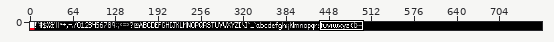
A pixel-art file gets an edit: Aseprite/final.aseprite. Above: a wide view before the commit, with the close-up outlined.
Close-up. The starting point:
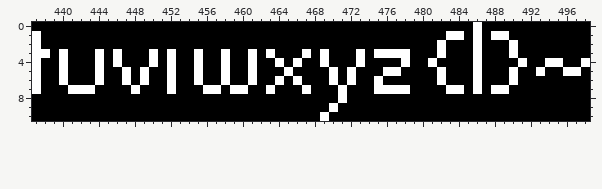
768x11 pixels, 1 frame. Shown: x 437..498, y 0..10. The commit also changed other parts of the picture, which this record leaves out.
New version:
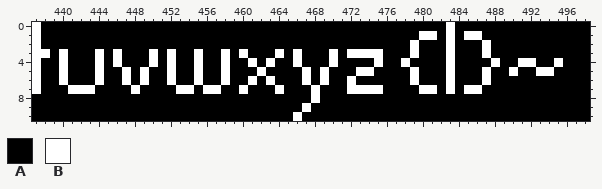
Palette (. is transparent): A #000000  B #ffffff
What changed:
@@ x 437..498 @@
- 0 AAAAAAAAAAAAAAAAAAAAAAAAAAAAAAAAAAAAAAAAAAAAAAAAABAAAAAAAAAAAA
- 1 BAAAAAAAAAAAAAAAAAAAAAAAAAAAAAAAAAAAAAAAAAAAAABBABABBAAAAAAAAA
- 2 BAAAAAAAAAAAAAAAAAAAAAAAAAAAAAAAAAAAAAAAAAAAABAAABAAABAAAAAAAA
- 3 BBABAAABABAAABABAABAABAABABAAABABAAABABBBBAAABAAABAAABAAAAAAAA
- 4 BAABAAABABAAABABAABAABAABAABABAABAAABAAAABAABAAAABAAAABAABBAAB
- 5 BAABAAABAABABAABAABAABAABAAABAAAABABAAABBAAAABAAABAAABAABAABBA
- 6 BAABAAABAABABAABAABAABAABAABABAAABABAABAAAAAABAAABAAABAAAAAAAA
- 7 BAAABBBAAAABAAABAAABBABBAABAAABAAABAAABBBBAAAABBABABBAAAAAAAAA
- 8 AAAAAAAAAAAAAAAAAAAAAAAAAAAAAAAAAABAAAAAAAAAAAAAAAAAAAAAAAAAAA
- 9 AAAAAAAAAAAAAAAAAAAAAAAAAAAAAAAAABAAAAAAAAAAAAAAAAAAAAAAAAAAAA
-10 AAAAAAAAAAAAAAAAAAAAAAAAAAAAAAAABAAAAAAAAAAAAAAAAAAAAAAAAAAAAA
+ 0 BAAAAAAAAAAAAAAAAAAAAAAAAAAAAAAAAAAAAAAAAAAAAABAAAAAAAAAAAAAAA
+ 1 BAAAAAAAAAAAAAAAAAAAAAAAAAAAAAAAAAAAAAAAAAABBABABBAAAAAAAAAAAA
+ 2 BAAAAAAAAAAAAAAAAAAAAAAAAAAAAAAAAAAAAAAAAABAAABAAABAAAAAAAAAAA
+ 3 BBABAAABABAAABABAABAABABAAABABAAABABBBBAAABAAABAAABAAAAAAAAAAA
+ 4 BAABAAABABAAABABAABAABAABABAABAAABAAAABAABAAAABAAAABAABBAABAAA
+ 5 BAABAAABAABABAABAABAABAAABAAAABABAAABBAAAABAAABAAABAABAABBAAAA
+ 6 BAABAAABAABABAABAABAABAABABAAABABAABAAAAAABAAABAAABAAAAAAAAAAA
+ 7 BAAABBBAAAABAAAABBABBAABAAABAAABAAABBBBAAAABBABABBAAAAAAAAAAAA
+ 8 AAAAAAAAAAAAAAAAAAAAAAAAAAAAAAABAAAAAAAAAAAAAAAAAAAAAAAAAAAAAA
+ 9 AAAAAAAAAAAAAAAAAAAAAAAAAAAAAABAAAAAAAAAAAAAAAAAAAAAAAAAAAAAAA
+10 AAAAAAAAAAAAAAAAAAAAAAAAAAAAABAAAAAAAAAAAAAAAAAAAAAAAAAAAAAAAA
